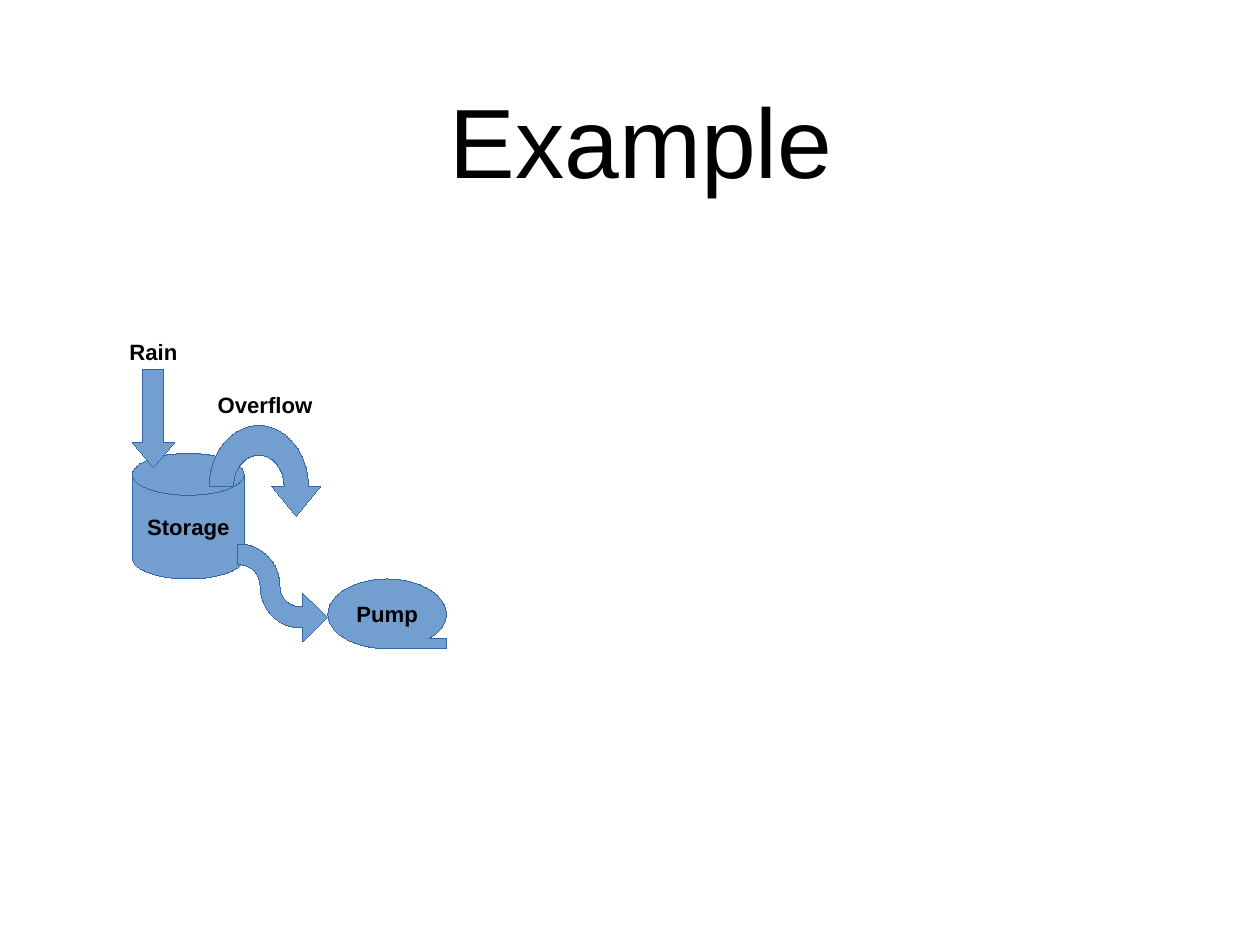
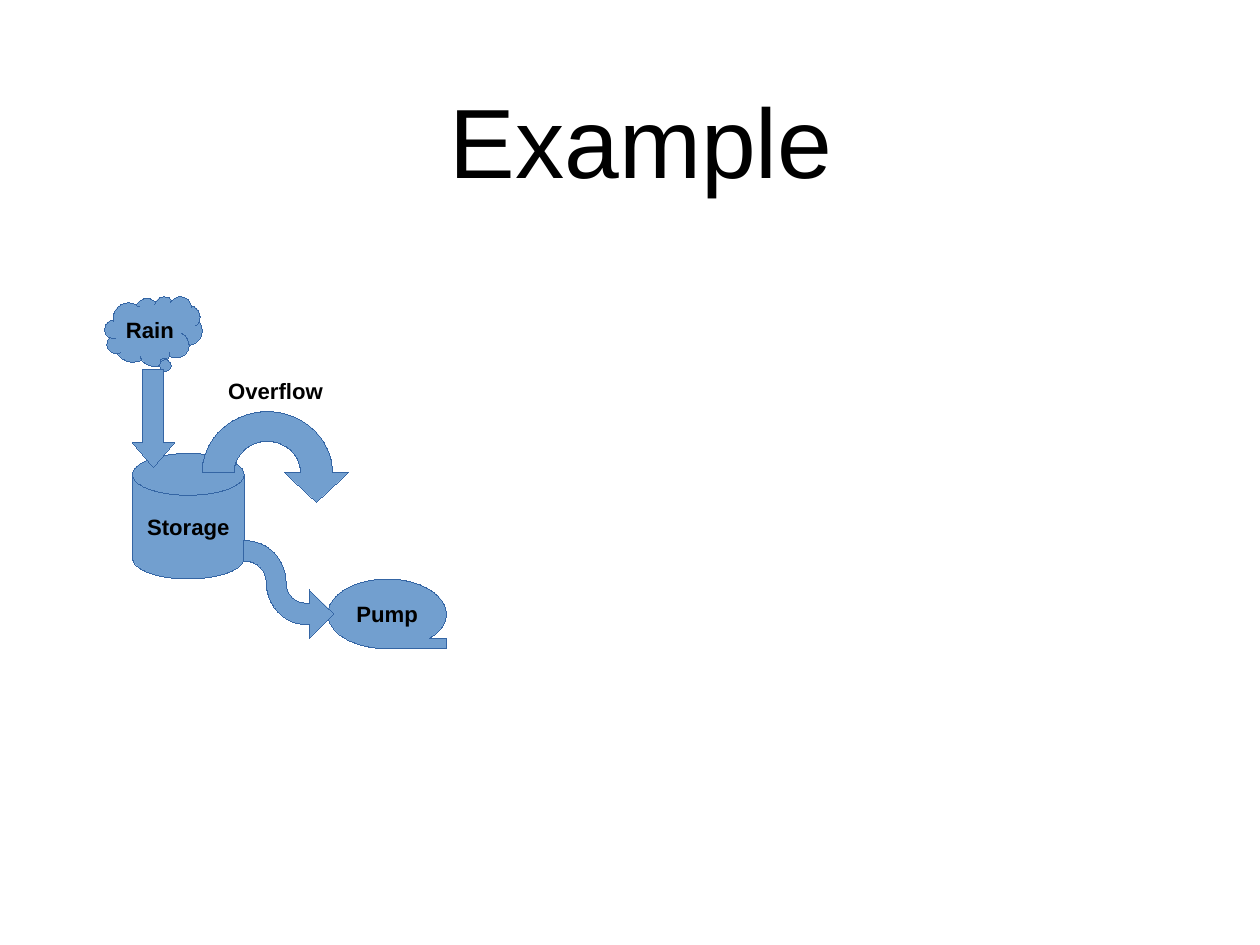
Before and after one commit to GRACeFUL-project/GRACe, a slide deck: slide 6 of doc/GL_DSL_PPT.pptx. Drawn at 1260x945 pixels with LibreOffice and Linux fonts; fonts in the diff are those of the drawing. Boxes give left, top, right and bottom in pixels: in the first picture for what was removed or moved away, otherwise in the second. Text is boxed around its words. In the diff, an @@ line names an element or a change of style, - is before the commit and + after.

```diff
--- a/doc/GL_DSL_PPT.pptx
+++ b/doc/GL_DSL_PPT.pptx
@@ thought cloud added at box(105, 297, 202, 367), fill #729FCF, outline #3465A4 0.75 pt, 18 pt, text #000000, bold @@
+Rain
@@ freeform shape removed at box(133, 369, 175, 467) @@
-Rain
@@ freeform shape added at box(133, 369, 175, 467), fill #729FCF, outline #3465A4 0.75 pt @@
@@ freeform shape "Overflow": place and size @@
-freeform shape "Overflow" at box(209, 425, 321, 516)
+freeform shape "Overflow" at box(202, 412, 348, 502)
@@ freeform shape: place and size @@
-freeform shape at box(237, 544, 328, 642)
+freeform shape at box(244, 541, 334, 638)
```
Also in this commit, not shown: 4 other slides changed, 1 slide removed, 1 other file.
